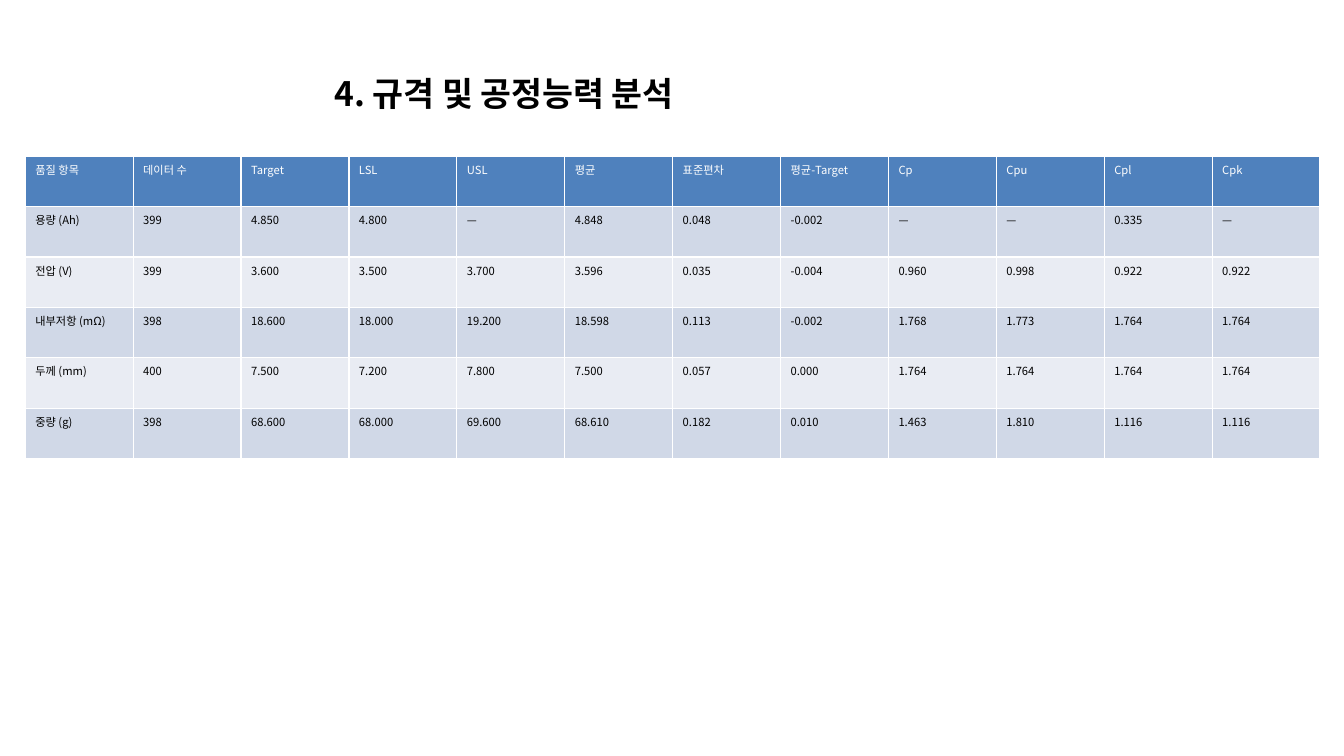
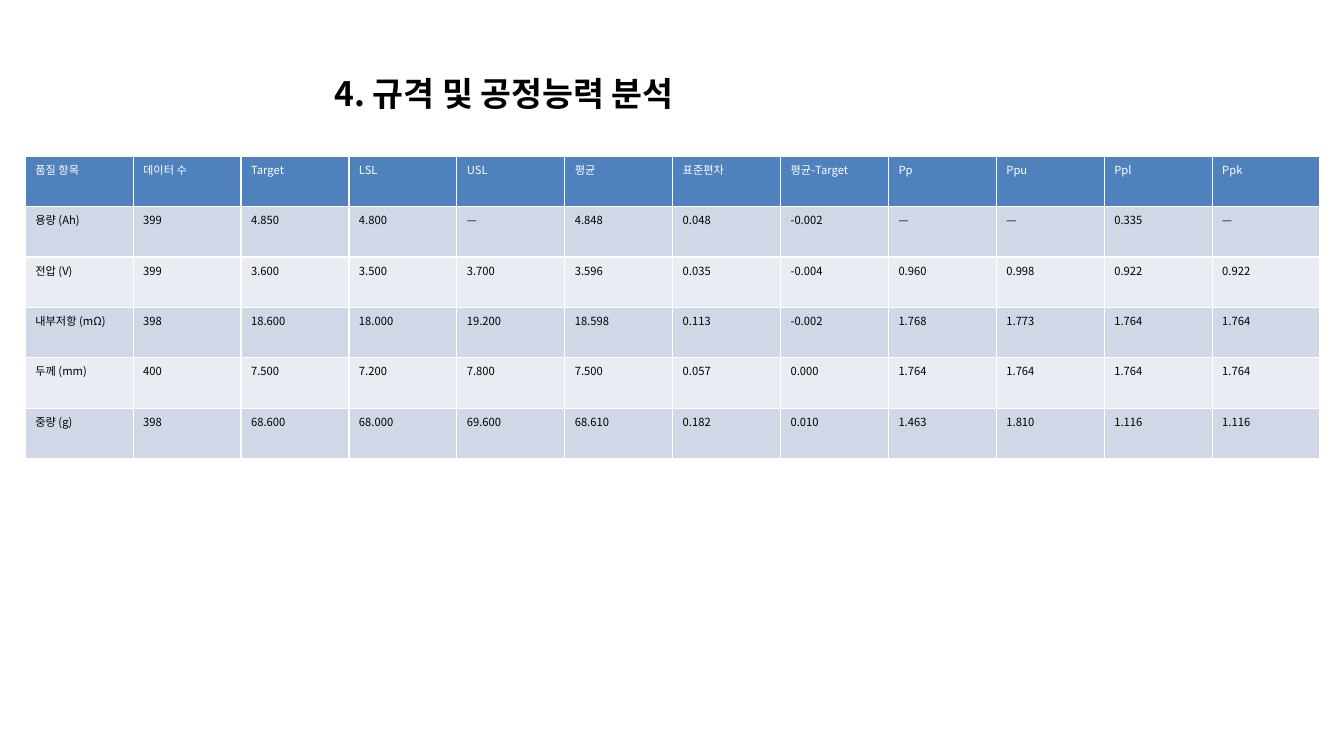
Before and after one commit to sujee5947-create/battery-quality-analysis, a slide deck: slide 5 of Results/battery_quality_report.pptx. Drawn at 1344x756 pixels with LibreOffice and Linux fonts; fonts in the diff are those of the drawing. Boxes give left, top, right and bottom in pixels: in the first picture for what was removed or moved away, otherwise in the second. Text is boxed around its words. In the diff, an @@ line names an element or a change of style, - is before the commit and + after.

```diff
--- a/Results/battery_quality_report.pptx
+++ b/Results/battery_quality_report.pptx
@@ table at [25, 156, 1320, 459] @@
-row 1: 품질 항목 | 데이터 수 | Target | LSL | USL | 평균 | 표준편차 | 평균-Target | Cp | Cpu | Cpl | Cpk
+row 1: 품질 항목 | 데이터 수 | Target | LSL | USL | 평균 | 표준편차 | 평균-Target | Pp | Ppu | Ppl | Ppk
```
Also in this commit, not shown: 2 other slides changed, 4 other files.
